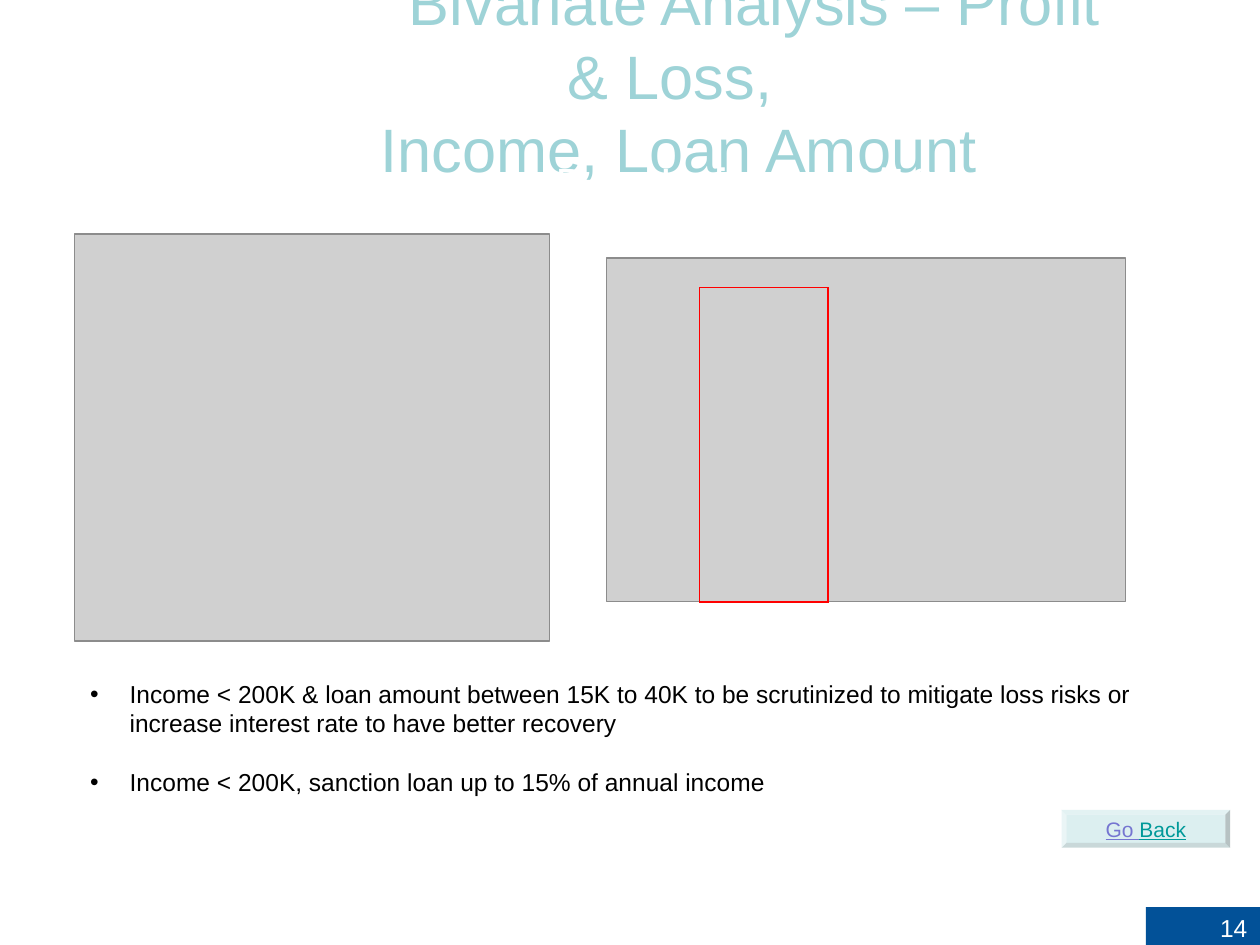
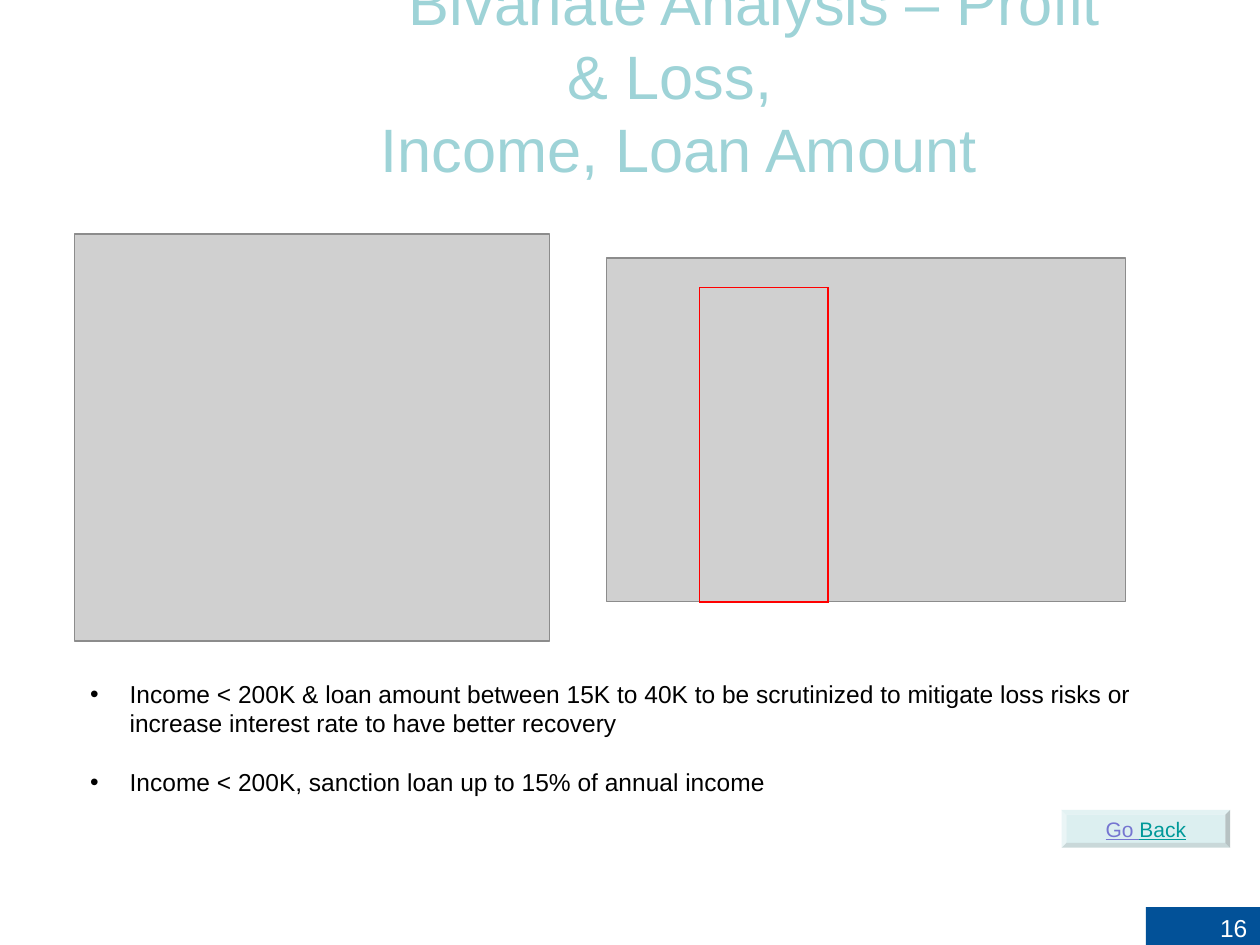
Before and after one commit to RujDha/LendingClub-CaseStudy, a slide deck: slide 16 of LeandingClub-CaseStudy.pptx (slide 14 before the commit). Drawn at 1260x945 pixels with LibreOffice and Linux fonts; fonts in the diff are those of the drawing; grey boxes stand for pictures; background and template pictures are left out. Boxes give left, top, right and bottom in pixels: in the first picture for what was removed or moved away, otherwise in the second. Text is boxed around its words. In the diff, an @@ line names an element or a change of style, - is before the commit and + after.

```diff
--- a/LeandingClub-CaseStudy.pptx
+++ b/LeandingClub-CaseStudy.pptx
@@ text removed at (x1=556, y1=164, x2=934, y2=180) @@
-Data Insights - 9/10
@@ page number at (x1=1220, y1=920, x2=1247, y2=938): text changed @@
-14
+16
```
Also in this commit, not shown: 12 other slides changed, 2 slides added, 2 other files.
